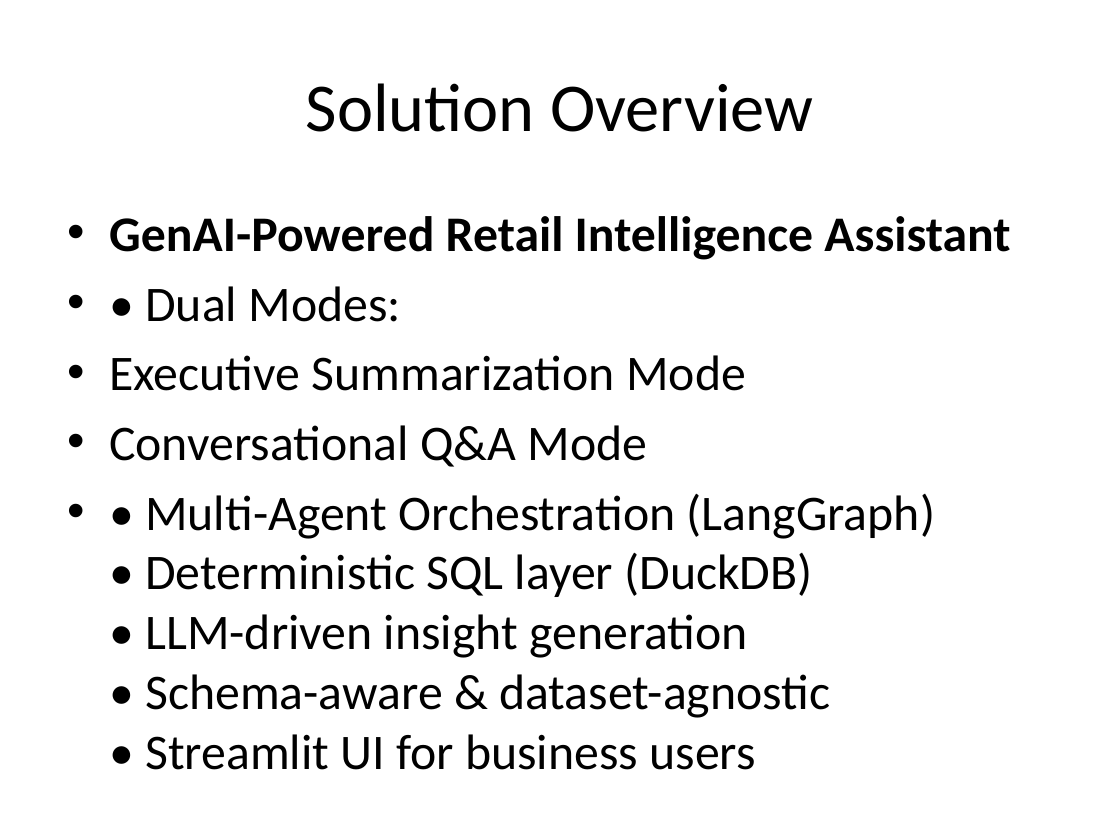
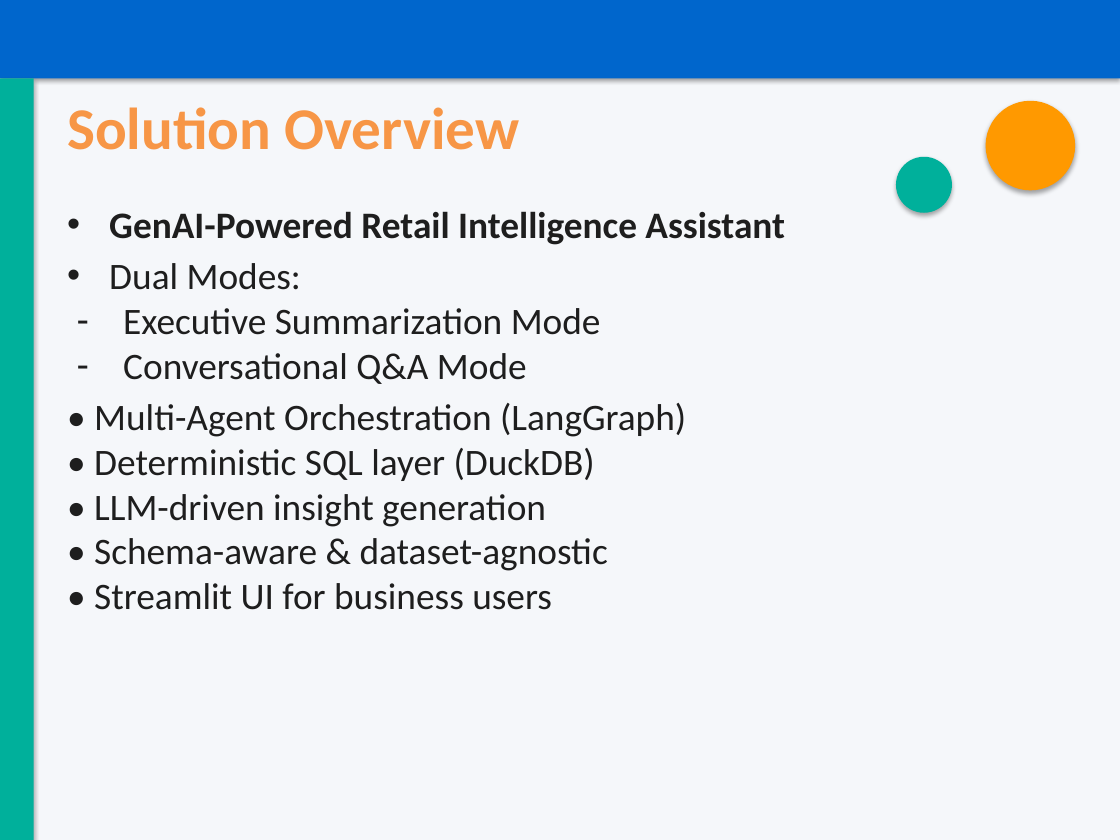
Before and after one commit to abhisam135/retail-insights-assistant, a slide deck: slide 4 of docs/Retail_Insights_Assistant_Presentation.pptx. Drawn at 1120x840 pixels with LibreOffice and Linux fonts; fonts in the diff are those of the drawing. Boxes give left, top, right and bottom in pixels: in the first picture for what was removed or moved away, otherwise in the second. Text is boxed around its words. In the diff, an @@ line names an element or a change of style, - is before the commit and + after.

```diff
--- a/docs/Retail_Insights_Assistant_Presentation.pptx
+++ b/docs/Retail_Insights_Assistant_Presentation.pptx
@@ rectangle added at [0,0,1120,840], fill #F5F7FA @@
@@ rectangle added at [0,0,1120,56], fill #00468C @@
@@ rectangle added at [0,0,1120,78], fill #0066CC @@
@@ title "Solution Overview": place and size @@
-title "Solution Overview" at [306,83,813,132]
+title "Solution Overview" at [67,107,519,150]
@@ title "Solution Overview" at [67,107,519,150]: size 44 to 38 pt, text colour #000000 to #F79646, bold on; alignment centre to left @@
@@ rectangle added at [0,78,34,840], fill #00B09B @@
@@ ellipse added at [986,101,1075,190], fill #FF9900 @@
@@ ellipse added at [896,157,952,213], fill #00B09B @@
@@ text at [94,211,785,610]: size 32 to 24 pt, text colour #000000 to #1E1E1E; indent changed; less space between paragraphs; bullet • to -; bullet • to none @@
@@ text at [109,263,301,290]: text changed; size 32 to 24 pt; text colour #000000 to #1E1E1E @@
-• • Dual Modes:
+• Dual Modes:
```
Also in this commit, not shown: 14 other slides changed, 1 slide added, 1 slide removed.
